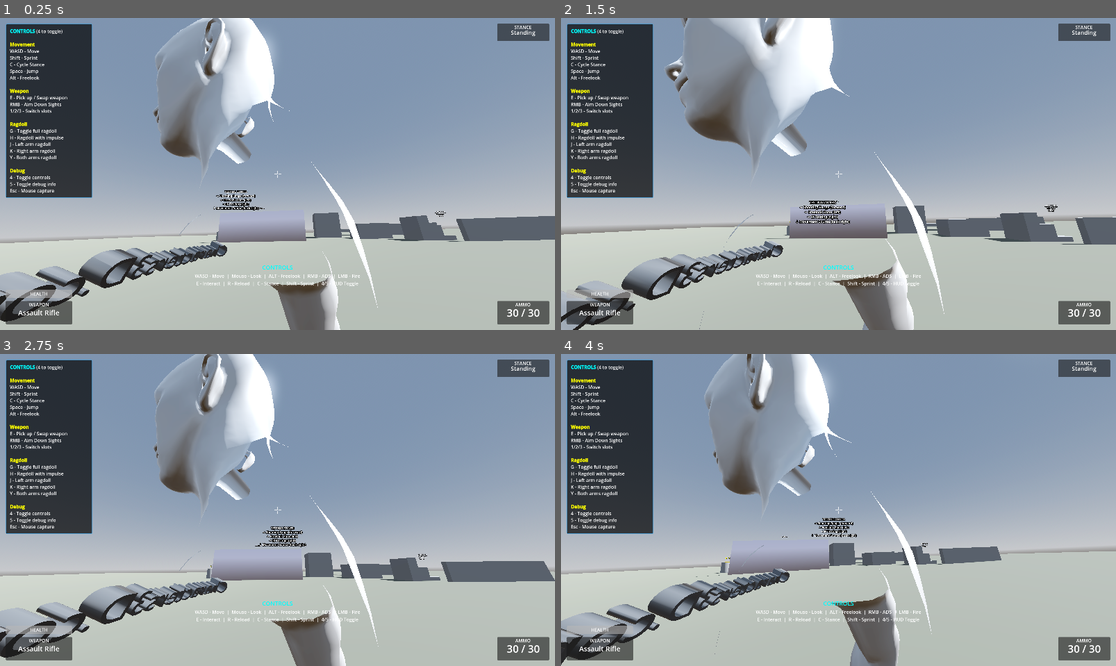
Above: before the commit, frames 1-4 (two rows, left to right).
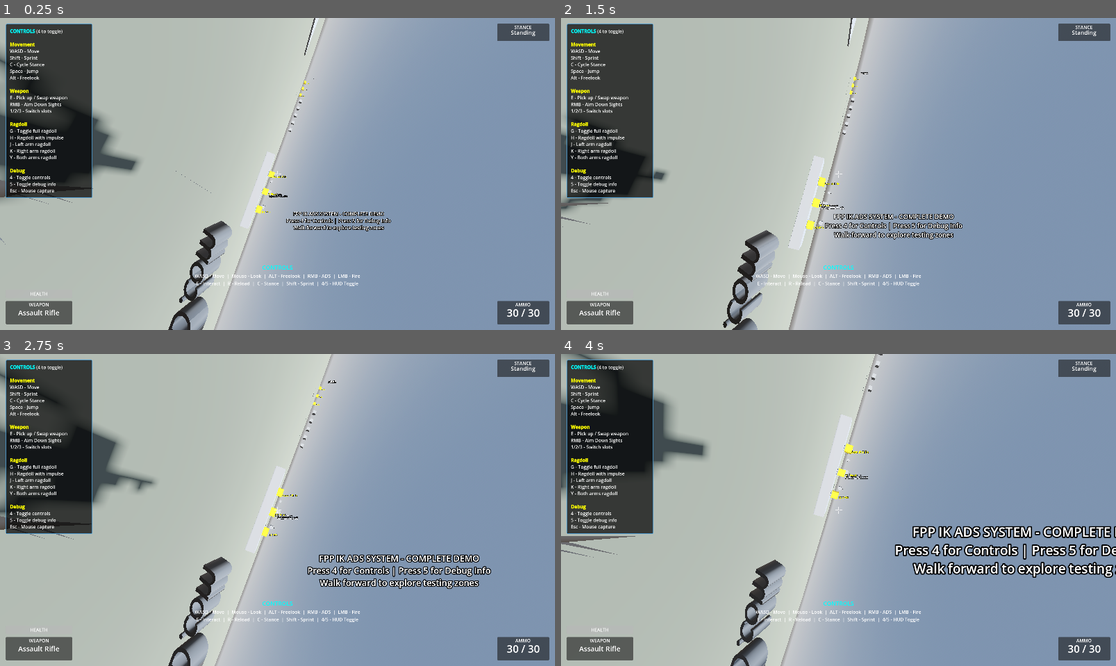
Above: after the commit, the same moments.

Repository: lmf-git/fpp-ik-ads
Game: Godot game, scene res://scenes/enhanced_demo.tscn
The game is run twice, just before and just after one commit, with the same random seed, the same clock (stepped at 60 frames per second) and the same inputs.
Inputs (mouse positions are in pixels of both pictures, inside the frame that each line leads up to):
- Up to frame 1 (0.25 s): no input
- Up to frame 2 (1.5 s): tap Enter at 0.5 s; move the mouse to (866, 174) at 0.52 s; hold Right mouse button (aim_down_sights) 0.53-1.28 s; hold W (move_forward) from 0.53 s (still down); click (866, 174) at 0.67 s; tap Space (jump) at 0.77 s; move the mouse to (810, 174) at 1.27 s; tap C (crouch) at 1.35 s
- Up to frame 3 (2.75 s): keep holding W (move_forward); tap Space (jump) at 1.52 s; move the mouse to (288, 503) at 2.02 s; press the mouse at (288, 503) at 2.03 s
- Up to frame 4 (4 s): keep holding W (move_forward); move the mouse to (832, 516) at 2.77 s; release the mouse at (832, 516) at 2.78 s; tap Alt (freelook) at 2.85 s; click (832, 516) at 2.92 s; tap Space (jump) at 3.02, 3.77 s; move the mouse to (877, 513) at 3.52 s; tap E (interact) at 3.6 s

The runs differ from the first frame. In frame 1, 60% of the frame differs, in the area x 0-100%, y 0-100%; in frame 2, 58%; in frame 3, 59%; in frame 4, 60%.

Commit message:
Fix FPS camera direction and make ragdoll limbs looser
**FPS Camera Fix:**
- Rotated camera +90° around Y-axis to face forward
- Transform: Transform3D(0, 0, 1, 0, 1, 0, -1, 0, 0, 0, 0.15, 0)
- This aligns camera with character facing direction
- Camera should now properly look where character is facing
- Pitch (up/down) should work correctly with head bone rotation

**Ragdoll Physics - Made Limbs Much Looser:**

Arms (significantly loosened):
- Shoulder: damping 8.0/12.0 → 1.0/2.0 (6-8x reduction)
  - Limits: 30°/-20° → 45°/-30° (more freedom)
  - Y/Z increased to ±40° and ±30° (much more natural swing)
  - Softness: 0.5 → 0.8 (more springy)
- Upper Arm: damping 4.0/6.0 → 0.8/1.5 (4-5x reduction)
  - Limits: 90°/-30° → 120°/-40° (wider range)
  - Y-axis: 75°/-30° → 90°/-45° (more arm swing)
  - Z-axis: 30°/-30° → 50°/-50° (rotation increased)
  - Softness: 0.6/0.7 → 0.8 (more flexible)
- Lower Arm: damping 4.0/6.0 → 0.5/1.0 (6-8x reduction)
  - Y/Z limits: ±8° → ±20° (much looser)
  - Softness: 0.4/0.5 → 0.7 (more give)

Legs (significantly loosened):
- Upper Leg: damping 0.85/0.95 → 0.5/0.8 (40% reduction)
  - Limits: 70°/-20° → 90°/-30° (wider range)
  - Y-axis: ±25° → ±40° (more leg swing)
  - Z-axis: ±15° → ±30° (more rotation)
  - Softness: 0.0 → 0.6 (was rigid, now flexible)
- Lower Leg: damping 0.5/0.8 → 0.3/0.6 (40% reduction)
  - Limits: 120° → 130° (more knee bend)
  - Y/Z: ±5° → ±15° (tripled freedom)
  - Softness: 0.3/0.5 → 0.6 (more flexible)

Base Physical Bone Damping Reduced:
- Linear: 2.0 → 1.0 (50% reduction)
- Angular: 3.0 → 1.5 (50% reduction)
- Reduces jittering from over-damping

**Anti-Jitter Measures:**
- Increased softness across all limb joints (0.6-0.8)
- Reduced joint-level damping (was causing stiffness + jitter)
- Increased linear limits (more give before hard constraint)
- Balanced base damping (enough to stabilize, not enough to fight joints)

Result: Arms and legs now move naturally and loosely like a ragdoll
should, without jittering from over-constrained joints. Camera faces
forward and responds to pitch input correctly.

Diff:
--- a/scenes/character_skeleton_player_refactored.tscn
+++ b/scenes/character_skeleton_player_refactored.tscn
@@ -49,7 +49,7 @@
 
 [node name="FPSCamera" type="Camera3D" parent="CharacterModel/RootNode/Skeleton3D/HeadAttachment"]
 unique_name_in_owner = true
-transform = Transform3D(1, 0, 0, 0, 0, 1, 0, -1, 0, 0, 0.15, 0)
+transform = Transform3D(0, 0, 1, 0, 1, 0, -1, 0, 0, 0, 0.15, 0)
 
 [node name="InteractionRay" type="RayCast3D" parent="CharacterModel/RootNode/Skeleton3D/HeadAttachment/FPSCamera"]
 unique_name_in_owner = true
--- a/scripts/components/ragdoll_controller.gd
+++ b/scripts/components/ragdoll_controller.gd
@@ -39,35 +39,35 @@
 	},
 	&"lower_arm": {
 		"type": PhysicalBone3D.JOINT_TYPE_6DOF,
-		"linear_damp": 4.0,
-		"angular_damp": 6.0,
-		"linear_limit": 0.001,
-		"angular_limits": {"x": [130, 0], "y": [8, -8], "z": [8, -8]},
-		"softness": {"x": 0.4, "y": 0.5, "z": 0.5}
+		"linear_damp": 0.5,
+		"angular_damp": 1.0,
+		"linear_limit": 0.003,
+		"angular_limits": {"x": [140, 0], "y": [20, -20], "z": [20, -20]},
+		"softness": {"x": 0.7, "y": 0.7, "z": 0.7}
 	},
 	&"lower_leg": {
 		"type": PhysicalBone3D.JOINT_TYPE_6DOF,
-		"linear_damp": 0.5,
-		"angular_damp": 0.8,
-		"linear_limit": 0.005,
-		"angular_limits": {"x": [120, 0], "y": [5, -5], "z": [5, -5]},
-		"softness": {"x": 0.3, "y": 0.5, "z": 0.5}
+		"linear_damp": 0.3,
+		"angular_damp": 0.6,
+		"linear_limit": 0.008,
+		"angular_limits": {"x": [130, 0], "y": [15, -15], "z": [15, -15]},
+		"softness": {"x": 0.6, "y": 0.6, "z": 0.6}
 	},
 	&"shoulder": {
 		"type": PhysicalBone3D.JOINT_TYPE_6DOF,
-		"linear_damp": 8.0,
-		"angular_damp": 12.0,
-		"linear_limit": 0.0005,
-		"angular_limits": {"x": [30, -20], "y": [20, -20], "z": [15, -15]},
-		"softness": {"x": 0.5, "y": 0.5, "z": 0.5}
+		"linear_damp": 1.0,
+		"angular_damp": 2.0,
+		"linear_limit": 0.002,
+		"angular_limits": {"x": [45, -30], "y": [40, -40], "z": [30, -30]},
+		"softness": {"x": 0.8, "y": 0.8, "z": 0.8}
 	},
 	&"upper_arm": {
 		"type": PhysicalBone3D.JOINT_TYPE_6DOF,
-		"linear_damp": 4.0,
-		"angular_damp": 6.0,
-		"linear_limit": 0.002,
-		"angular_limits": {"x": [90, -30], "y": [75, -30], "z": [30, -30]},
-		"softness": {"x": 0.6, "y": 0.6, "z": 0.7}
+		"linear_damp": 0.8,
+		"angular_damp": 1.5,
+		"linear_limit": 0.004,
+		"angular_limits": {"x": [120, -40], "y": [90, -45], "z": [50, -50]},
+		"softness": {"x": 0.8, "y": 0.8, "z": 0.8}
 	},
 	&"spine": {
 		"type": PhysicalBone3D.JOINT_TYPE_6DOF,
@@ -87,11 +87,11 @@
 	},
 	&"upper_leg": {
 		"type": PhysicalBone3D.JOINT_TYPE_6DOF,
-		"linear_damp": 0.85,
-		"angular_damp": 0.95,
-		"linear_limit": 0.01,
-		"angular_limits": {"x": [70, -20], "y": [25, -25], "z": [15, -15]},
-		"softness": {"x": 0.0, "y": 0.0, "z": 0.0}
+		"linear_damp": 0.5,
+		"angular_damp": 0.8,
+		"linear_limit": 0.012,
+		"angular_limits": {"x": [90, -30], "y": [40, -40], "z": [30, -30]},
+		"softness": {"x": 0.6, "y": 0.6, "z": 0.6}
 	},
 	&"hand": {
 		"type": PhysicalBone3D.JOINT_TYPE_6DOF,
@@ -177,9 +177,9 @@
 	physical_bone.friction = 1.0
 	physical_bone.bounce = 0.0
 
-	# Add strong damping to reduce jitter and make ragdoll more stable
-	physical_bone.linear_damp = 2.0
-	physical_bone.angular_damp = 3.0
+	# Add moderate damping for stability without excessive stiffness
+	physical_bone.linear_damp = 1.0
+	physical_bone.angular_damp = 1.5
 
 	# Disable collision by default
 	physical_bone.collision_layer = 0
